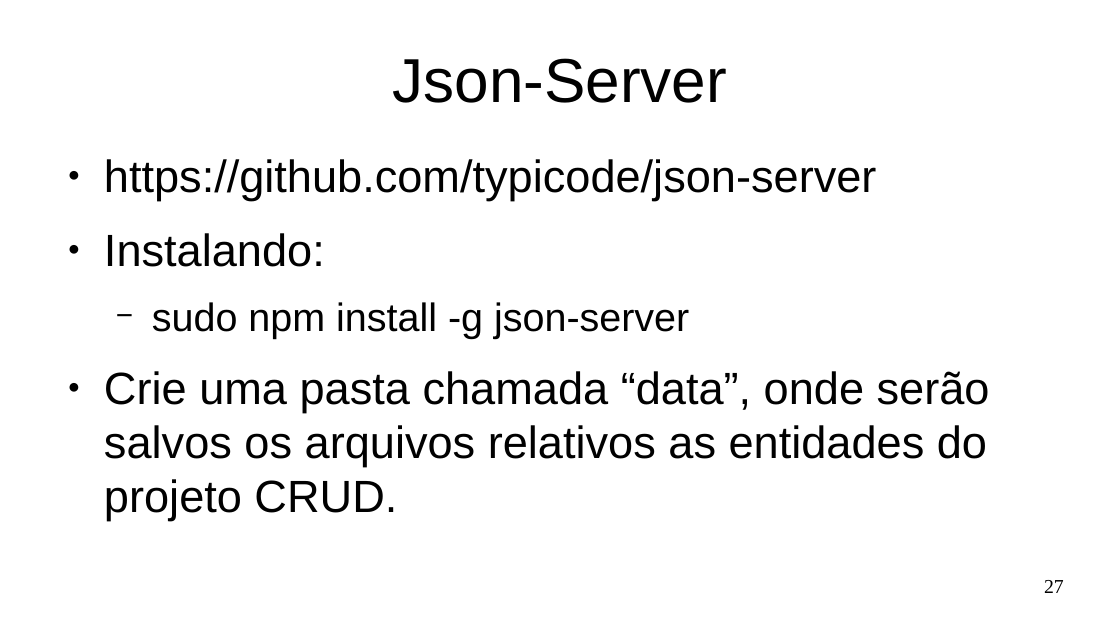
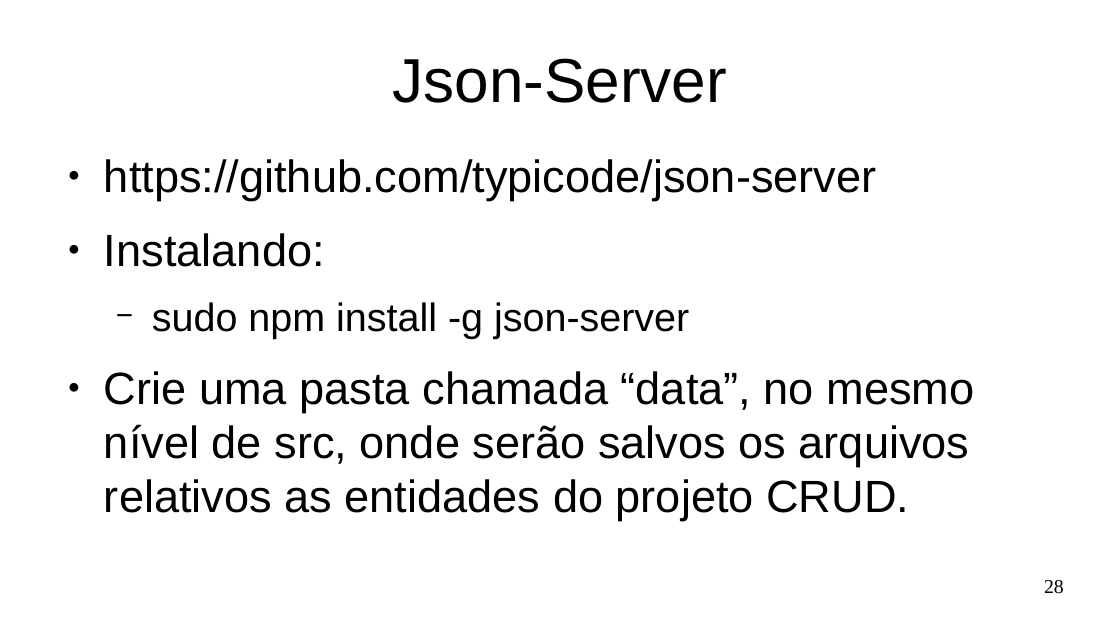
Before and after one commit to Marques-Dev/WEB_2020-1, a slide deck: slide 28 of SLIDES/aula03.odp (slide 27 before the commit). Drawn at 1120x630 pixels with LibreOffice and Linux fonts; fonts in the diff are those of the drawing. Boxes give left, top, right and bottom in pixels: in the first picture for what was removed or moved away, otherwise in the second. Text is boxed around its words. In the diff, an @@ line names an element or a change of style, - is before the commit and + after.

Commit message:
fim crud

```diff
--- a/SLIDES/aula03.odp
+++ b/SLIDES/aula03.odp
@@ text at [104, 371, 974, 521]: text changed @@
-● Crie uma pasta chamada “data”, onde serão salvos os arquivos relativos as entidades do projeto CRUD.
+● Crie uma pasta chamada “data”, no mesmo nível de src, onde serão salvos os arquivos relativos as entidades do projeto CRUD.
@@ page number at [1044, 580, 1064, 594]: text changed @@
-27
+28
```
Also in this commit, not shown: 15 other slides changed, 9 slides added, 6 other files.
